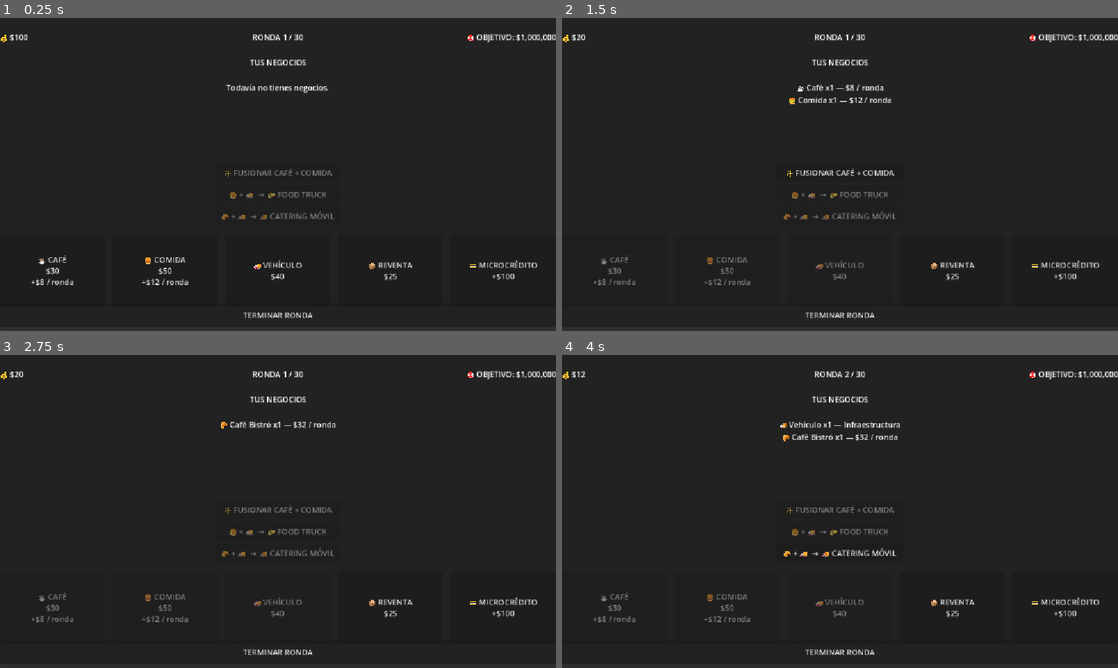
Above: before the commit, frames 1-4 (two rows, left to right).
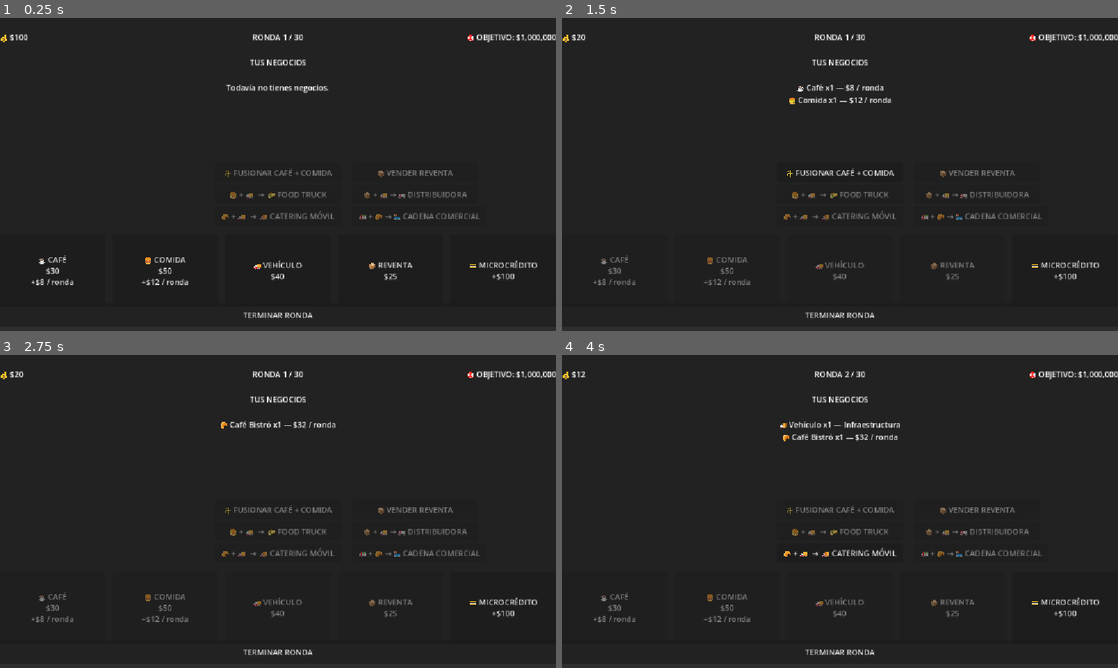
Above: after the commit, the same moments.

Repository: AdolfoBarca/imperio
Game: Godot game, scene res://Main.tscn
Two runs of this game, one before a commit and one after it. Both use one fixed random seed, a clock stepped at 60 frames per second and the inputs below. The project has no main scene, so this scene is started directly.
Inputs:
- Up to frame 1 (0.25 s): no input
- Up to frame 2 (1.5 s): click "☕ CAFÉ $30 +$8 / ronda" at 0.5 s; click "🍔 COMIDA $50 +$12 / ronda" at 1.25 s
- Up to frame 3 (2.75 s): click "✨ FUSIONAR CAFÉ + COMIDA" at 2 s
- Up to frame 4 (4 s): click "TERMINAR RONDA" at 2.75 s; click "🚚 VEHÍCULO $40" at 3.5 s

The runs differ from the first frame. In frame 1, 0.5% of the frame differs, in the area x 64-87%, y 48-65%; in frame 2, 0.6%, in the area x 64-87%, y 48-84%; in frame 3, 0.6%; in frame 4, 0.6%.

Commit message:
Agregar reventa distribuidora y cadena comercial

Diff:
--- a/Main.gd
+++ b/Main.gd
@@ -11,12 +11,15 @@
 const COSTO_CAFE: int = 30
 const COSTO_COMIDA: int = 50
 const COSTO_VEHICULO: int = 40
+const COSTO_REVENTA: int = 25
 
 const INGRESO_CAFE: int = 8
 const INGRESO_COMIDA: int = 12
 const INGRESO_BISTRO: int = 32
 const INGRESO_FOOD_TRUCK: int = 45
 const INGRESO_CATERING: int = 85
+const INGRESO_DISTRIBUIDORA: int = 110
+const INGRESO_CADENA: int = 450
 
 
 # =========================================================
@@ -35,20 +38,24 @@
 var cafes: int = 0
 var comidas: int = 0
 var vehiculos: int = 0
+var reventas: int = 0
 
 var cafes_bistro: int = 0
 var food_trucks: int = 0
 var catering_moviles: int = 0
+var distribuidoras: int = 0
+var cadenas_comerciales: int = 0
 
 
 # =========================================================
 # DESCUBRIMIENTOS
-# Estos NO se reinician al iniciar otra partida.
 # =========================================================
 
 var bistro_descubierto: bool = false
 var food_truck_descubierto: bool = false
 var catering_descubierto: bool = false
+var distribuidora_descubierta: bool = false
+var cadena_descubierta: bool = false
 
 
 # =========================================================
@@ -62,11 +69,16 @@
 @onready var cafe_button: Button = $ManoCartas/ContenedorCartas/CafeButton
 @onready var comida_button: Button = $ManoCartas/ContenedorCartas/ComidaButton
 @onready var vehiculo_button: Button = $ManoCartas/ContenedorCartas/VehiculoButton
+@onready var reventa_button: Button = $ManoCartas/ContenedorCartas/ReventaButton
 
 @onready var fusionar_button: Button = $ZonaNegocios/FusionarButton
 @onready var fusion_food_truck_button: Button = $ZonaNegocios/FusionFoodTruckButton
 @onready var fusion_catering_button: Button = $ZonaNegocios/FusionCateringButton
 
+@onready var vender_reventa_button: Button = $ZonaNegocios/VenderReventaButton
+@onready var fusion_distribuidora_button: Button = $ZonaNegocios/FusionDistribuidoraButton
+@onready var fusion_cadena_button: Button = $ZonaNegocios/FusionCadenaButton
+
 @onready var nueva_partida_button: Button = $ZonaNegocios/NuevaPartidaButton
 @onready var terminar_ronda_button: Button = $TerminarRondaButton
 
@@ -76,14 +88,21 @@
 # =========================================================
 
 func _ready() -> void:
+	randomize()
+
 	cafe_button.pressed.connect(comprar_cafe)
 	comida_button.pressed.connect(comprar_comida)
 	vehiculo_button.pressed.connect(comprar_vehiculo)
+	reventa_button.pressed.connect(comprar_reventa)
 
 	fusionar_button.pressed.connect(fusionar_cafe_comida)
 	fusion_food_truck_button.pressed.connect(fusionar_food_truck)
 	fusion_catering_button.pressed.connect(fusionar_catering)
 
+	vender_reventa_button.pressed.connect(vender_reventa)
+	fusion_distribuidora_button.pressed.connect(fusionar_distribuidora)
+	fusion_cadena_button.pressed.connect(fusionar_cadena_comercial)
+
 	nueva_partida_button.pressed.connect(nueva_partida)
 	terminar_ronda_button.pressed.connect(terminar_ronda)
 
@@ -93,14 +112,11 @@
 
 
 # =========================================================
-# COMPRAR CAFÉ
+# COMPRAS
 # =========================================================
 
 func comprar_cafe() -> void:
-	if partida_terminada:
-		return
-
-	if dinero < COSTO_CAFE:
+	if partida_terminada or dinero < COSTO_CAFE:
 		return
 
 	dinero -= COSTO_CAFE
@@ -112,15 +128,8 @@
 	actualizar_interfaz()
 
 
-# =========================================================
-# COMPRAR COMIDA
-# =========================================================
-
 func comprar_comida() -> void:
-	if partida_terminada:
-		return
-
-	if dinero < COSTO_COMIDA:
+	if partida_terminada or dinero < COSTO_COMIDA:
 		return
 
 	dinero -= COSTO_COMIDA
@@ -132,15 +141,8 @@
 	actualizar_interfaz()
 
 
-# =========================================================
-# COMPRAR VEHÍCULO
-# =========================================================
-
 func comprar_vehiculo() -> void:
-	if partida_terminada:
-		return
-
-	if dinero < COSTO_VEHICULO:
+	if partida_terminada or dinero < COSTO_VEHICULO:
 		return
 
 	dinero -= COSTO_VEHICULO
@@ -152,6 +154,23 @@
 	actualizar_interfaz()
 
 
+func comprar_reventa() -> void:
+	if partida_terminada or dinero < COSTO_REVENTA:
+		return
+
+	dinero -= COSTO_REVENTA
+	reventas += 1
+
+	print("")
+	print("📦 MERCANCÍA PARA REVENTA COMPRADA")
+	print("COSTO: $", COSTO_REVENTA)
+	print("REVENTAS DISPONIBLES: ", reventas)
+	print("DINERO: $", dinero)
+	print("")
+
+	actualizar_interfaz()
+
+
 # =========================================================
 # FUSIÓN 1
 # CAFÉ + COMIDA = CAFÉ BISTRÓ
@@ -166,7 +185,6 @@
 
 	cafes -= 1
 	comidas -= 1
-
 	cafes_bistro += 1
 
 	if not bistro_descubierto:
@@ -197,7 +215,6 @@
 
 	comidas -= 1
 	vehiculos -= 1
-
 	food_trucks += 1
 
 	if not food_truck_descubierto:
@@ -228,7 +245,6 @@
 
 	cafes_bistro -= 1
 	vehiculos -= 1
-
 	catering_moviles += 1
 
 	if not catering_descubierto:
@@ -243,6 +259,116 @@
 		print("")
 
 	actualizar_interfaz()
+
+
+# =========================================================
+# VENDER REVENTA
+# =========================================================
+
+func vender_reventa() -> void:
+	if partida_terminada:
+		return
+
+	if reventas < 1:
+		return
+
+	reventas -= 1
+
+	var ingreso: int = resolver_reventa()
+	dinero += ingreso
+
+	print("")
+	print("📦 REVENTA VENDIDA")
+	print("INGRESO: $", ingreso)
+	print("DINERO TOTAL: $", dinero)
+	print("REVENTAS RESTANTES: ", reventas)
+	print("")
+
+	actualizar_interfaz()
+
+
+# =========================================================
+# FUSIÓN 4
+# REVENTA + VEHÍCULO = DISTRIBUIDORA
+# =========================================================
+
+func fusionar_distribuidora() -> void:
+	if partida_terminada:
+		return
+
+	if reventas < 1 or vehiculos < 1:
+		return
+
+	reventas -= 1
+	vehiculos -= 1
+	distribuidoras += 1
+
+	if not distribuidora_descubierta:
+		distribuidora_descubierta = true
+
+		print("")
+		print("================================")
+		print("✨ NUEVA FUSIÓN DESCUBIERTA")
+		print("🚛 DISTRIBUIDORA")
+		print("+$110 / RONDA")
+		print("================================")
+		print("")
+
+	actualizar_interfaz()
+
+
+# =========================================================
+# FUSIÓN 5
+# DISTRIBUIDORA + CAFÉ BISTRÓ = CADENA COMERCIAL
+# =========================================================
+
+func fusionar_cadena_comercial() -> void:
+	if partida_terminada:
+		return
+
+	if distribuidoras < 1 or cafes_bistro < 1:
+		return
+
+	distribuidoras -= 1
+	cafes_bistro -= 1
+	cadenas_comerciales += 1
+
+	if not cadena_descubierta:
+		cadena_descubierta = true
+
+		print("")
+		print("================================")
+		print("✨ NUEVA FUSIÓN DESCUBIERTA")
+		print("🏪 CADENA COMERCIAL")
+		print("+$450 / RONDA")
+		print("================================")
+		print("")
+
+	actualizar_interfaz()
+
+
+# =========================================================
+# RESULTADO ALEATORIO DE REVENTA
+# =========================================================
+
+func resolver_reventa() -> int:
+	var tirada: int = randi_range(1, 100)
+
+	if tirada <= 30:
+		print("🔴 MALA VENTA: +$10")
+		return 10
+
+	elif tirada <= 70:
+		print("🟡 VENTA NORMAL: +$30")
+		return 30
+
+	elif tirada <= 92:
+		print("🟢 BUENA VENTA: +$50")
+		return 50
+
+	else:
+		print("💰 ¡VENTA EXTRAORDINARIA!: +$80")
+		return 80
 
 
 # =========================================================
@@ -258,6 +384,8 @@
 	var ingreso_bistros: int = cafes_bistro * INGRESO_BISTRO
 	var ingreso_food_trucks: int = food_trucks * INGRESO_FOOD_TRUCK
 	var ingreso_catering: int = catering_moviles * INGRESO_CATERING
+	var ingreso_distribuidoras: int = distribuidoras * INGRESO_DISTRIBUIDORA
+	var ingreso_cadenas: int = cadenas_comerciales * INGRESO_CADENA
 
 	var ingresos_totales: int = (
 		ingreso_cafes
@@ -265,6 +393,8 @@
 		+ ingreso_bistros
 		+ ingreso_food_trucks
 		+ ingreso_catering
+		+ ingreso_distribuidoras
+		+ ingreso_cadenas
 	)
 
 	dinero += ingresos_totales
@@ -278,8 +408,10 @@
 	print("BISTRÓS: $", ingreso_bistros)
 	print("FOOD TRUCKS: $", ingreso_food_trucks)
 	print("CATERING: $", ingreso_catering)
+	print("DISTRIBUIDORAS: $", ingreso_distribuidoras)
+	print("CADENAS COMERCIALES: $", ingreso_cadenas)
 	print("--------------------------------")
-	print("INGRESOS: $", ingresos_totales)
+	print("INGRESOS TOTALES: $", ingresos_totales)
 	print("DINERO TOTAL: $", dinero)
 	print("================================")
 	print("")
@@ -364,10 +496,13 @@
 	cafes = 0
 	comidas = 0
 	vehiculos = 0
+	reventas = 0
 
 	cafes_bistro = 0
 	food_trucks = 0
 	catering_moviles = 0
+	distribuidoras = 0
+	cadenas_comerciales = 0
 
 	nueva_partida_button.visible = false
 
@@ -390,10 +525,14 @@
 	cafe_button.disabled = true
 	comida_button.disabled = true
 	vehiculo_button.disabled = true
+	reventa_button.disabled = true
 
 	fusionar_button.disabled = true
 	fusion_food_truck_button.disabled = true
 	fusion_catering_button.disabled = true
+	vender_reventa_button.disabled = true
+	fusion_distribuidora_button.disabled = true
+	fusion_cadena_button.disabled = true
 
 	terminar_ronda_button.disabled = true
 
@@ -416,9 +555,12 @@
 		cafes == 0
 		and comidas == 0
 		and vehiculos == 0
+		and reventas == 0
 		and cafes_bistro == 0
 		and food_trucks == 0
 		and catering_moviles == 0
+		and distribuidoras == 0
+		and cadenas_comerciales == 0
 	):
 		texto += "Todavía no tienes negocios."
 
@@ -438,6 +580,9 @@
 		if vehiculos > 0:
 			texto += "🚚 Vehículo x%d — Infraestructura\n" % vehiculos
 
+		if reventas > 0:
+			texto += "📦 Reventa x%d — Puedes vender o fusionar\n" % reventas
+
 		if cafes_bistro > 0:
 			texto += "🥐 Café Bistró x%d — $%d / ronda\n" % [
 				cafes_bistro,
@@ -456,6 +601,18 @@
 				catering_moviles * INGRESO_CATERING
 			]
 
+		if distribuidoras > 0:
+			texto += "🚛 Distribuidora x%d — $%d / ronda\n" % [
+				distribuidoras,
+				distribuidoras * INGRESO_DISTRIBUIDORA
+			]
+
+		if cadenas_comerciales > 0:
+			texto += "🏪 Cadena Comercial x%d — $%d / ronda\n" % [
+				cadenas_comerciales,
+				cadenas_comerciales * INGRESO_CADENA
+			]
+
 	negocios_label.text = texto
 
 
@@ -478,9 +635,14 @@
 		or partida_terminada
 	)
 
+	reventa_button.disabled = (
+		dinero < COSTO_REVENTA
+		or partida_terminada
+	)
+
 
 	# =====================================================
-	# FUSIONES
+	# FUSIONES Y REVENTA
 	# =====================================================
 
 	fusionar_button.disabled = (
@@ -501,6 +663,23 @@
 		or partida_terminada
 	)
 
+	vender_reventa_button.disabled = (
+		reventas < 1
+		or partida_terminada
+	)
+
+	fusion_distribuidora_button.disabled = (
+		reventas < 1
+		or vehiculos < 1
+		or partida_terminada
+	)
+
+	fusion_cadena_button.disabled = (
+		distribuidoras < 1
+		or cafes_bistro < 1
+		or partida_terminada
+	)
+
 
 	# =====================================================
 	# TERMINAR RONDA
--- a/Main.tscn
+++ b/Main.tscn
@@ -104,6 +104,30 @@
 offset_bottom = 350.0
 text = "🥐 + 🚚  →  🚚 CATERING MÓVIL"
 
+[node name="VenderReventaButton" type="Button" parent="ZonaNegocios" unique_id=695198940]
+layout_mode = 0
+offset_left = 730.0
+offset_top = 220.0
+offset_right = 990.0
+offset_bottom = 260.0
+text = "📦 VENDER REVENTA"
+
+[node name="FusionDistribuidoraButton" type="Button" parent="ZonaNegocios" unique_id=1601601895]
+layout_mode = 0
+offset_left = 730.0
+offset_top = 265.0
+offset_right = 990.0
+offset_bottom = 305.0
+text = "📦 + 🚚 → 🚛 DISTRIBUIDORA"
+
+[node name="FusionCadenaButton" type="Button" parent="ZonaNegocios" unique_id=2136102667]
+layout_mode = 0
+offset_left = 730.0
+offset_top = 310.0
+offset_right = 1008.0
+offset_bottom = 350.0
+text = "🚛 + 🥐 → 🏪 CADENA COMERCIAL"
+
 [node name="ManoCartas" type="Panel" parent="." unique_id=1022945037]
 layout_mode = 0
 offset_top = 448.0
